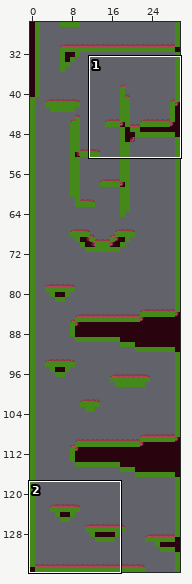
A Tiled map gets an edit: PlatformGame-L19_Optimization/Assets/Maps/MapEstomac_Sala3.tmx. Above, an overview of the earlier version with the close-up marked.
Close-up. Before the commit:
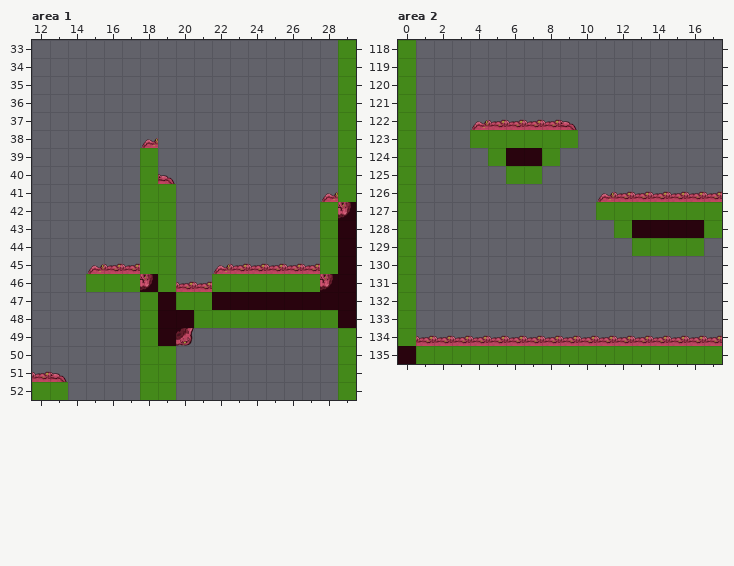
Cells are 64x64 px. Shown: area 1 x 12..29, y 33..52; area 2 x 0..17, y 118..135. The commit also changed other parts of the map, which this record leaves out.
Once edited:
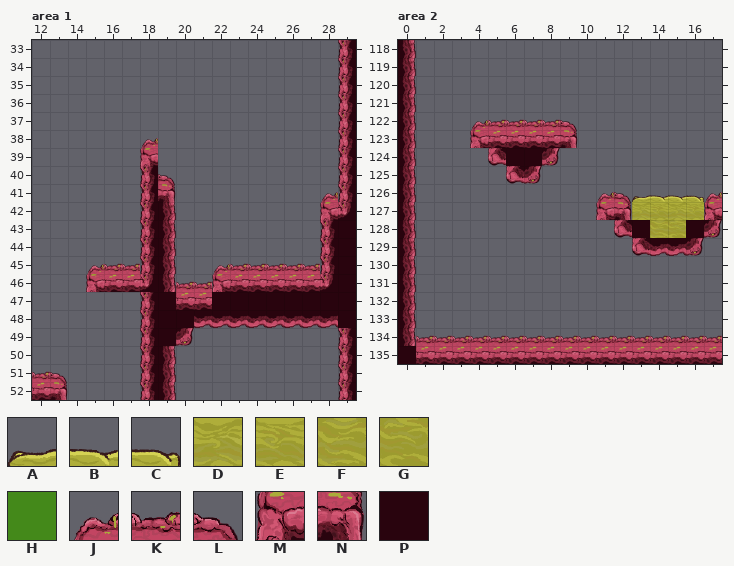
Key: from "Atlas_Estomago": A 9, B 10, C 12, D 29, E 30, F 48, G 49; from "TileMetadata": H 1; from "atñas_2.6": J 202, K 203, L 204, M 218, N 220, P 235.
_ is an empty cell.
Difference:
Layer "Collisions" (now hidden), area 1:
Tile H is gone in rows 33 to 38 at x 29; in rows 39 to 40 at x 18 and 29; in row 41 at x 18 to 19 and 29; in rows 42 to 45 at x 18 to 19 and 28; in row 46 at x 15 to 17, 19 and 22 to 27; in row 47 at x 18 and 20 to 21.
Tile H is gone in row 48 at x 18 and 21 to 28; in row 49 at x 18 and 29; in rows 50 to 51 at x 18 to 19 and 29; in row 52 at x 12 to 13, 18 to 19 and 29.
Layer "Solid", area 2:
Tile D is added in row 127 at x 13 and 15.
Tile E is added in row 127 at x 14 and 16.
Tile F replaces tile P in row 128 at x 14.
Tile G replaces tile P in row 128 at x 15.
Tile M is added in row 127 at x 17.
Tile N is added in row 127 at x 12.
Layer "Map", area 2:
Tile A replaces tile K in row 126 at x 13.
Tile B replaces tile K in row 126 at x 14 to 15.
Tile C replaces tile K in row 126 at x 16.
Tile J replaces tile K in row 126 at x 17.
Tile L replaces tile K in row 126 at x 12.
Layer "Collisions" (now hidden), area 2:
Tile H is gone in rows 118 to 122 at x 0; in row 123 at x 0 and 4 to 9; in row 124 at x 0, 5 and 8; in row 125 at x 0 and 6 to 7; in row 126 at x 0; in row 127 at x 0 and 11 to 17.
Tile H is gone in row 128 at x 0, 12 and 17; in row 129 at x 0 and 13 to 16; in rows 130 to 134 at x 0; in row 135 at x 1 to 17.
